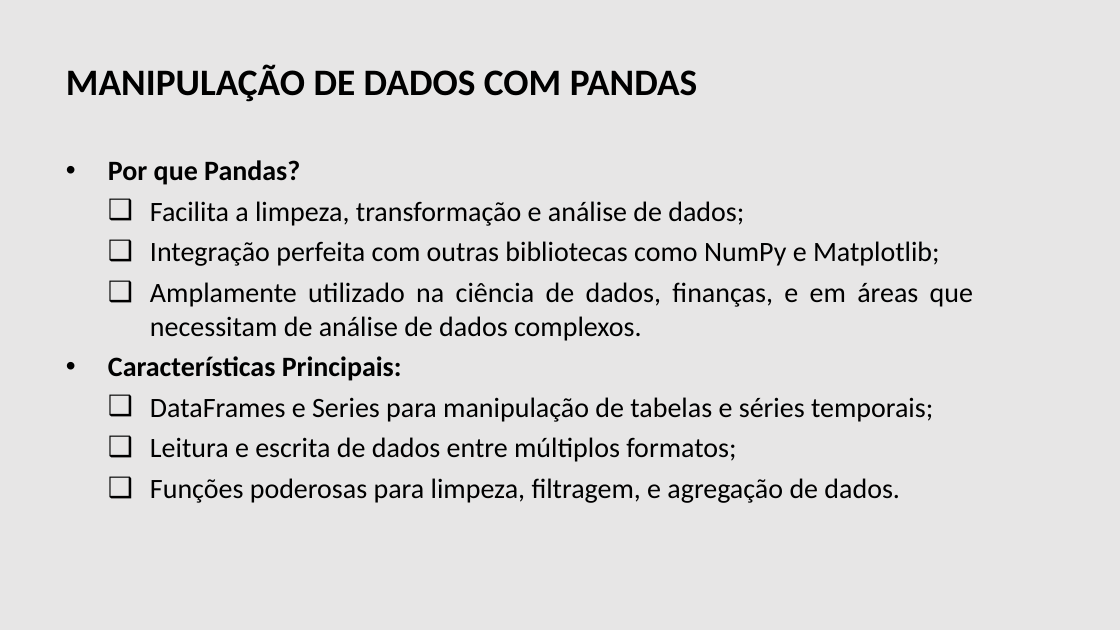
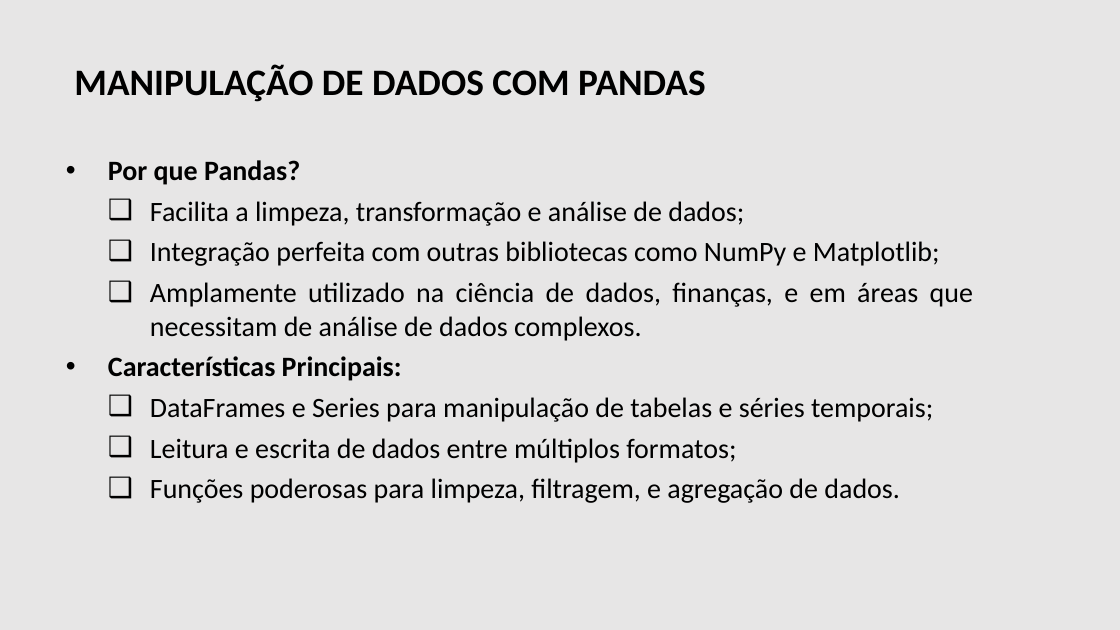
Before and after one commit to danielscarvalho/FIAP-Python-Data-Science-Statistics, a slide deck: slide 3 of T2 - Análise Exploratória e Estatística Descritiva.pptx. Drawn at 1120x630 pixels with LibreOffice and Linux fonts; fonts in the diff are those of the drawing; background and template pictures are left out. Boxes give left, top, right and bottom in pixels: in the first picture for what was removed or moved away, otherwise in the second. Text is boxed around its words. In the diff, an @@ line names an element or a change of style, - is before the commit and + after.

```diff
--- a/T2 - Análise Exploratória e Estatística Descritiva.pptx
+++ b/T2 - Análise Exploratória e Estatística Descritiva.pptx
@@ text "MANIPULAÇÃO DE DADOS COM PANDAS": place and size @@
-text "MANIPULAÇÃO DE DADOS COM PANDAS" at (66,64,698,102)
+text "MANIPULAÇÃO DE DADOS COM PANDAS" at (74,64,706,102)
```
Also in this commit, not shown: 46 other slides changed, 1 other file.
